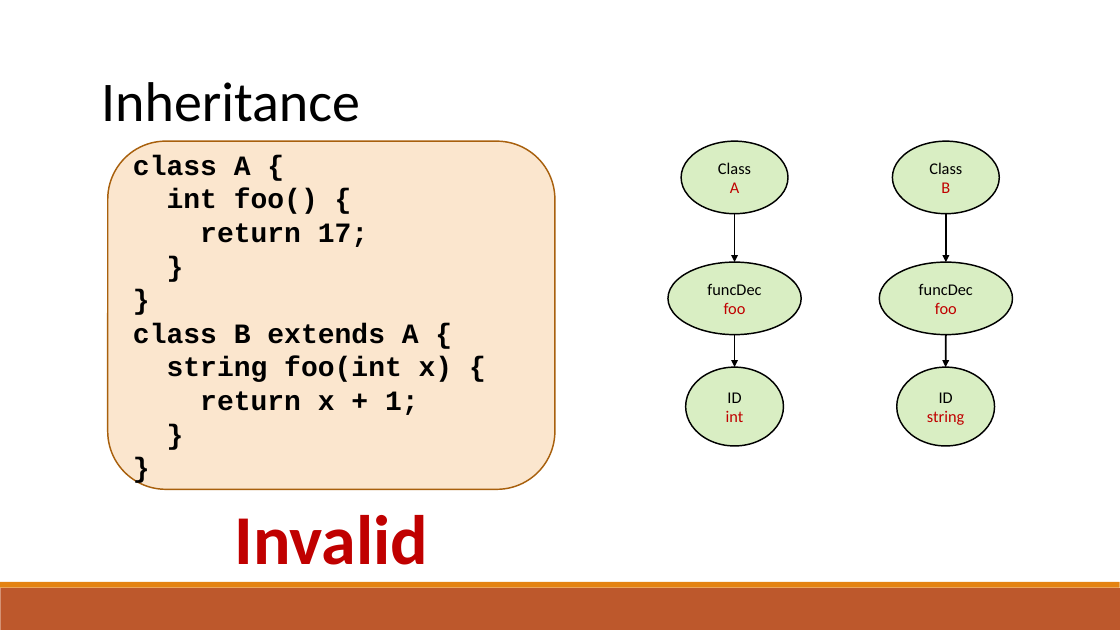
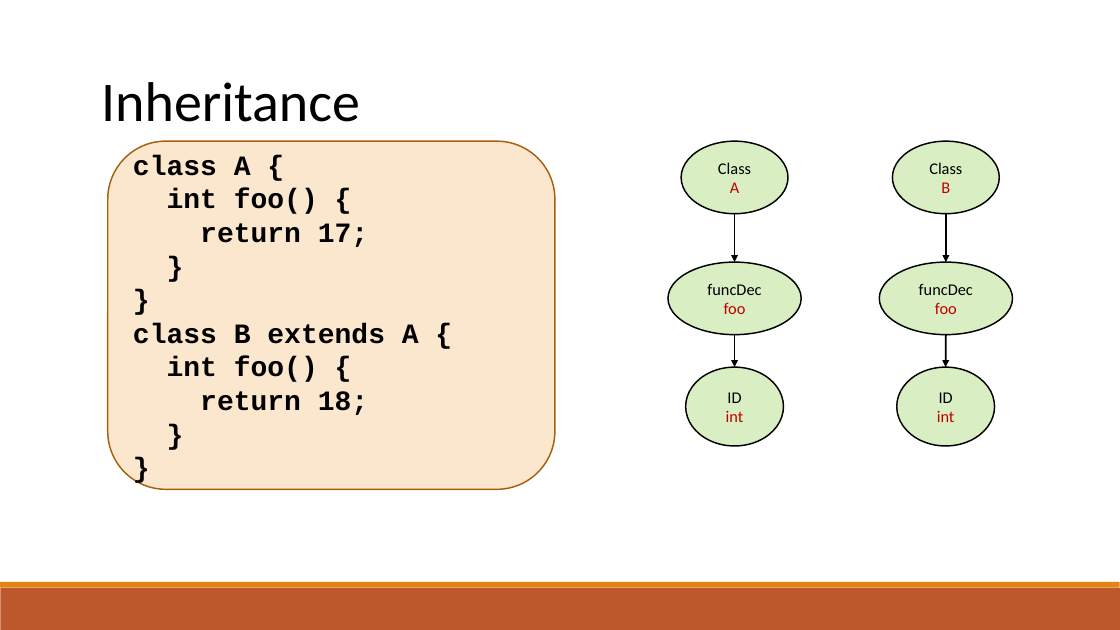
Before and after one commit to raghadzeidan/COMPILATION_TAU_FOR_STUDENTS, a slide deck: slide 70 of new_slides/semantic.pptx (slide 68 before the commit). Drawn at 1120x630 pixels with LibreOffice and Linux fonts; fonts in the diff are those of the drawing. Boxes give left, top, right and bottom in pixels: in the first picture for what was removed or moved away, otherwise in the second. Text is boxed around its words. In the diff, an @@ line names an element or a change of style, - is before the commit and + after.

```diff
--- a/new_slides/semantic.pptx
+++ b/new_slides/semantic.pptx
@@ text in rounded rectangle at <box>167,357,368,415</box>: text changed @@
-string foo(int x) {
-return x + 1;
+int foo() {
+return 18;
@@ text in ellipse at <box>937,411,955,422</box>: text changed @@
-string
+int
@@ text removed at <box>234,515,428,565</box> @@
-Invalid
```
Also in this commit, not shown: 4 other slides changed, 22 slides added, 2 slides removed, 1 other file.
